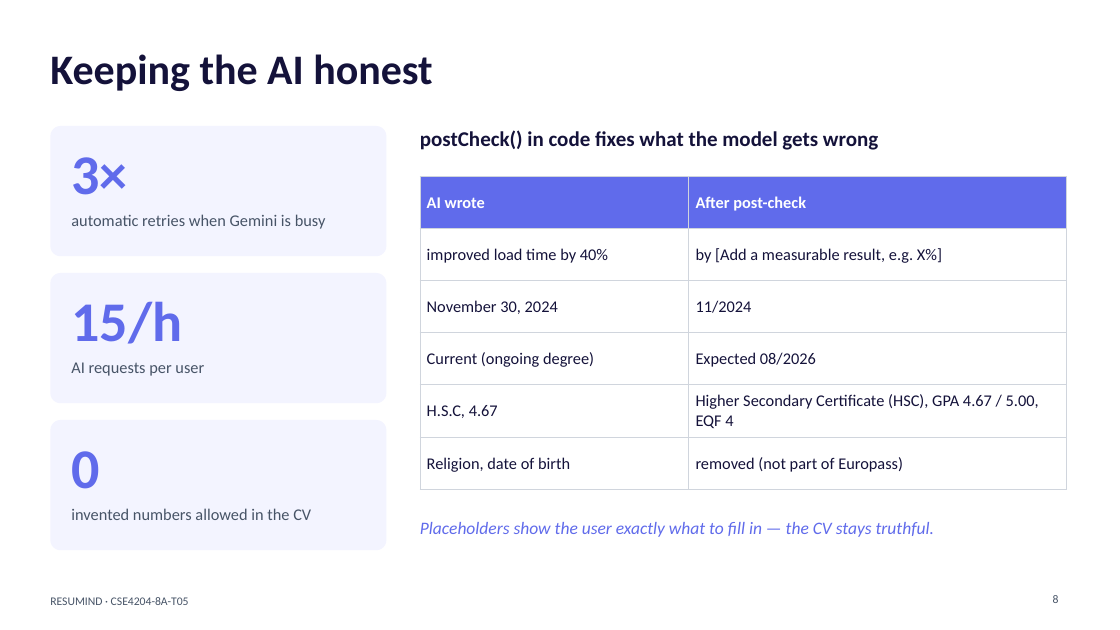
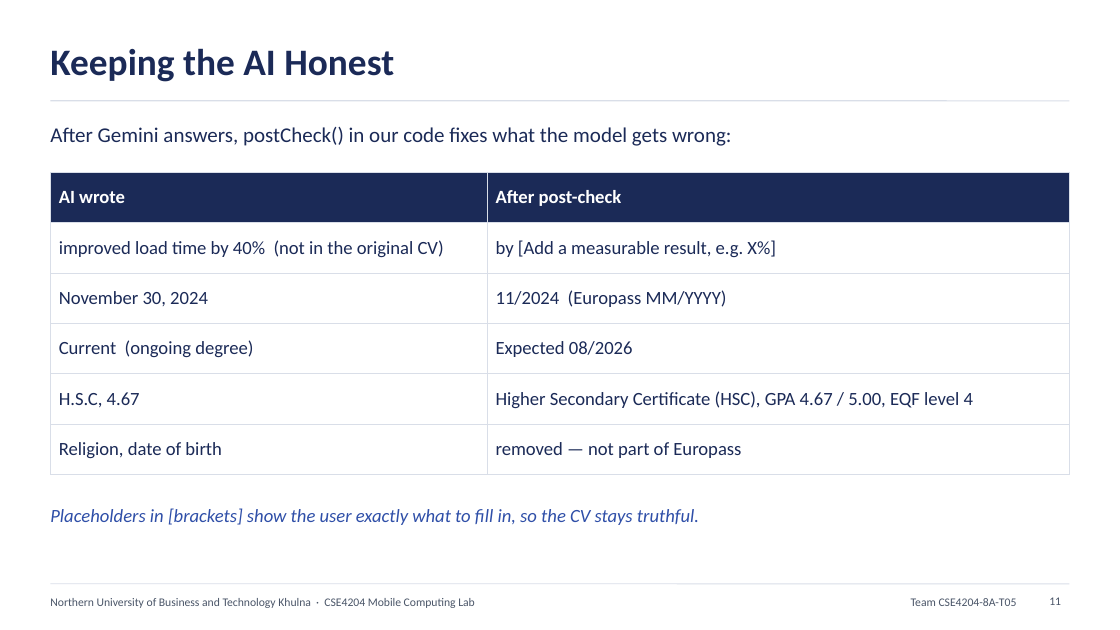
Before and after one commit to mahamud894/AI_Resume_Analyzer, a slide deck: slide 11 of documentation/Week 13 Assignment — Presentation/CSE4204-8A-T05 Presentation.pptx (slide 8 before the commit). Drawn at 1120x630 pixels with LibreOffice and Linux fonts; fonts in the diff are those of the drawing. Boxes give left, top, right and bottom in pixels: in the first picture for what was removed or moved away, otherwise in the second. Text is boxed around its words. In the diff, an @@ line names an element or a change of style, - is before the commit and + after.

Commit message:
docs: presentation in standard university style

```diff
--- a/documentation/Week 13 Assignment — Presentation/CSE4204-8A-T05 Presentation.pptx
+++ b/documentation/Week 13 Assignment — Presentation/CSE4204-8A-T05 Presentation.pptx
@@ title at (x1=50, y1=48, x2=394, y2=82): text changed; size 36 to 32 pt; text colour #14123A to #1B2A57 @@
-Keeping the AI honest
+Keeping the AI Honest
@@ line added from (50, 101) to (1070, 101), #D9DEE8 1 pt @@
@@ text at (x1=50, y1=127, x2=732, y2=146): text changed; text colour #14123A to #1B2A57; bold off @@
-postCheck() in code fixes what the model gets wrong
+After Gemini answers, postCheck() in our code fixes what the model gets wrong:
@@ rounded rectangle removed at (x1=50, y1=126, x2=386, y2=256) @@
@@ table at (x1=50, y1=172, x2=1070, y2=462) @@
-row 2, column 1: improved load time by 40%
+row 2, column 1: improved load time by 40% (not in the original CV)
-row 3, column 2: 11/2024
+row 3, column 2: 11/2024 (Europass MM/YYYY)
-row 5, column 2: Higher Secondary Certificate (HSC), GPA 4.67 / 5.00, EQF 4
+row 5, column 2: Higher Secondary Certificate (HSC), GPA 4.67 / 5.00, EQF level 4
-row 6, column 2: removed (not part of Europass)
+row 6, column 2: removed — not part of Europass
@@ fill #606BEB to #1B2A57 in row 1 @@
@@ fill #FFFFFF to none in 10 cells @@
@@ size 14 to 16 pt in "AI wrote", "After post-check", "by [Add a measurable result, e.g. X%]", "November 30, 2024" and 4 more places @@
@@ text colour #14123A to #1B2A57 in "by [Add a measurable result, e.g. X%]", "November 30, 2024", "Current (ongoing degree)", "Expected 08/2026" and 2 more places @@
@@ borders changed @@
@@ table resized from (x1=420, y1=176, x2=1067, y2=476) to (x1=50, y1=172, x2=1070, y2=462) @@
@@ text removed at (x1=71, y1=157, x2=127, y2=195) @@
-3×
@@ text removed at (x1=71, y1=214, x2=326, y2=229) @@
-automatic retries when Gemini is busy
@@ rounded rectangle removed at (x1=50, y1=273, x2=386, y2=403) @@
@@ text removed at (x1=71, y1=301, x2=182, y2=344) @@
-15/h
@@ text removed at (x1=71, y1=362, x2=204, y2=376) @@
-AI requests per user
@@ rounded rectangle removed at (x1=50, y1=420, x2=386, y2=550) @@
@@ text removed at (x1=71, y1=451, x2=99, y2=489) @@
-0
@@ text at (x1=50, y1=508, x2=699, y2=525): text changed; size 15 to 16 pt; text colour #606BEB to #2F4FA8 @@
-Placeholders show the user exactly what to fill in — the CV stays truthful.
+Placeholders in [brackets] show the user exactly what to fill in, so the CV stays truthful.
@@ text removed at (x1=71, y1=508, x2=311, y2=520) @@
-invented numbers allowed in the CV
@@ line added from (50, 584) to (1070, 584), #D9DEE8 0.75 pt @@
@@ text added at (x1=50, y1=598, x2=475, y2=608), 10 pt, text #4A5568 @@
+Northern University of Business and Technology Khulna · CSE4204 Mobile Computing Lab
@@ text at (x1=911, y1=598, x2=1017, y2=606): text changed; text colour #475467 to #4A5568 @@
-RESUMIND · CSE4204-8A-T05
+Team CSE4204-8A-T05
@@ page number added at (x1=1049, y1=597, x2=1061, y2=605), 10 pt, text #4A5568 @@
+11
@@ page number removed at (x1=1053, y1=595, x2=1059, y2=603) @@
-8
```
Also in this commit, not shown: 13 other slides changed, 6 slides added, 2 slides removed, 1 other file.
